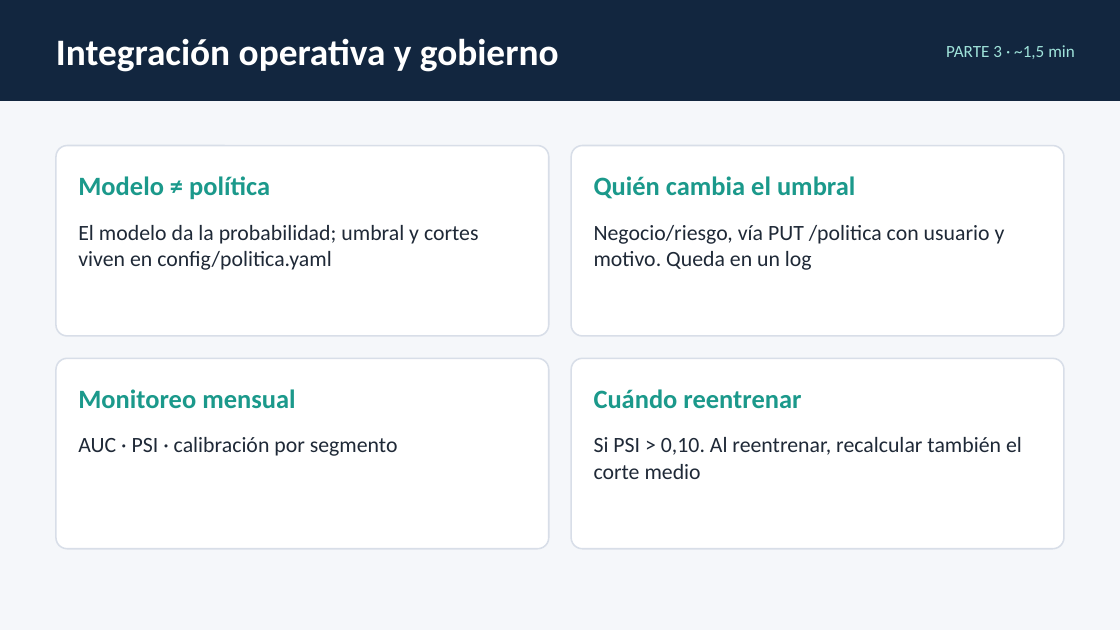
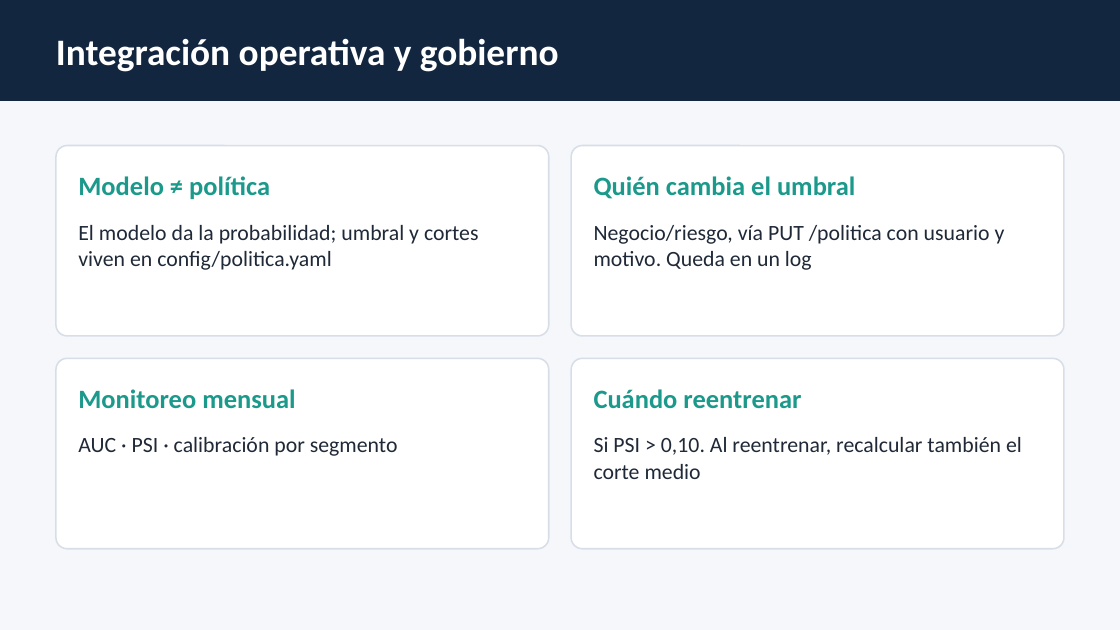
Before and after one commit to santiagobolado/cashea-fpd, a slide deck: slide 7 of docs/presentacion_cashea_fpd.pptx. Drawn at 1120x630 pixels with LibreOffice and Linux fonts; fonts in the diff are those of the drawing. Boxes give left, top, right and bottom in pixels: in the first picture for what was removed or moved away, otherwise in the second. Text is boxed around its words. In the diff, an @@ line names an element or a change of style, - is before the commit and + after.

```diff
--- a/docs/presentacion_cashea_fpd.pptx
+++ b/docs/presentacion_cashea_fpd.pptx
@@ text removed at (946, 45, 1075, 59) @@
-PARTE 3 · ~1,5 min
```
Also in this commit, not shown: 7 other slides changed.
